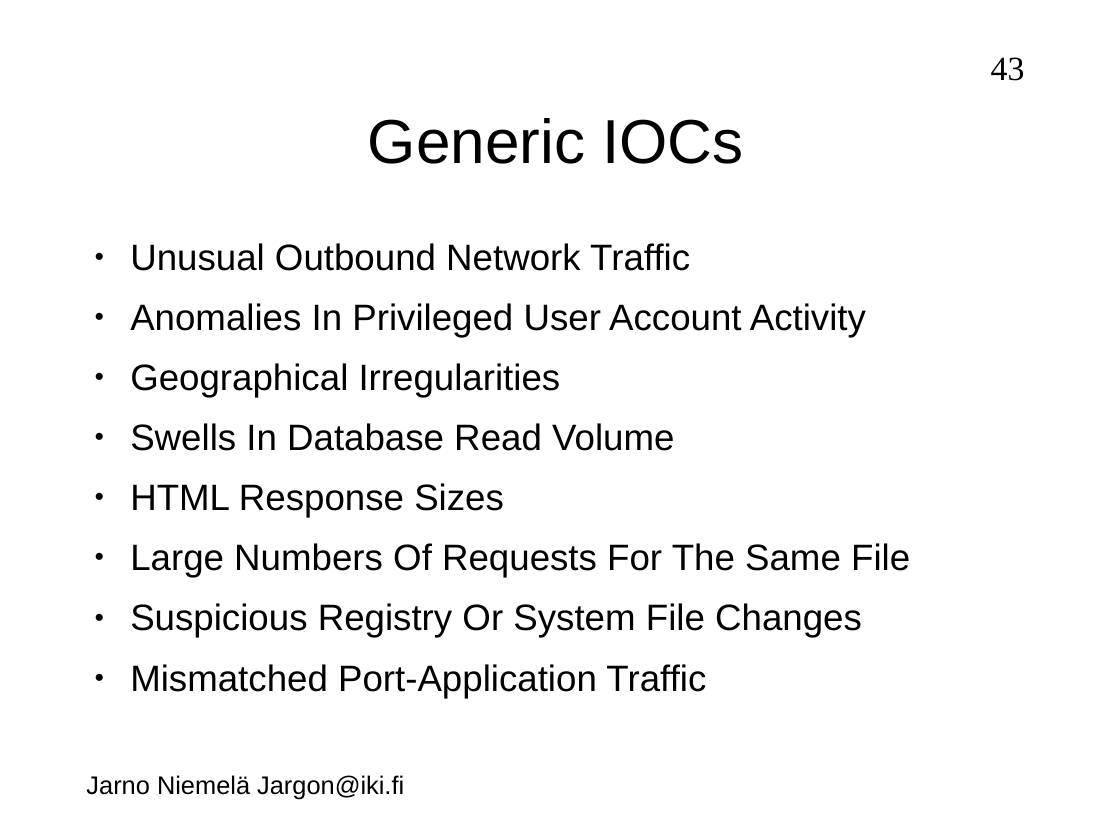
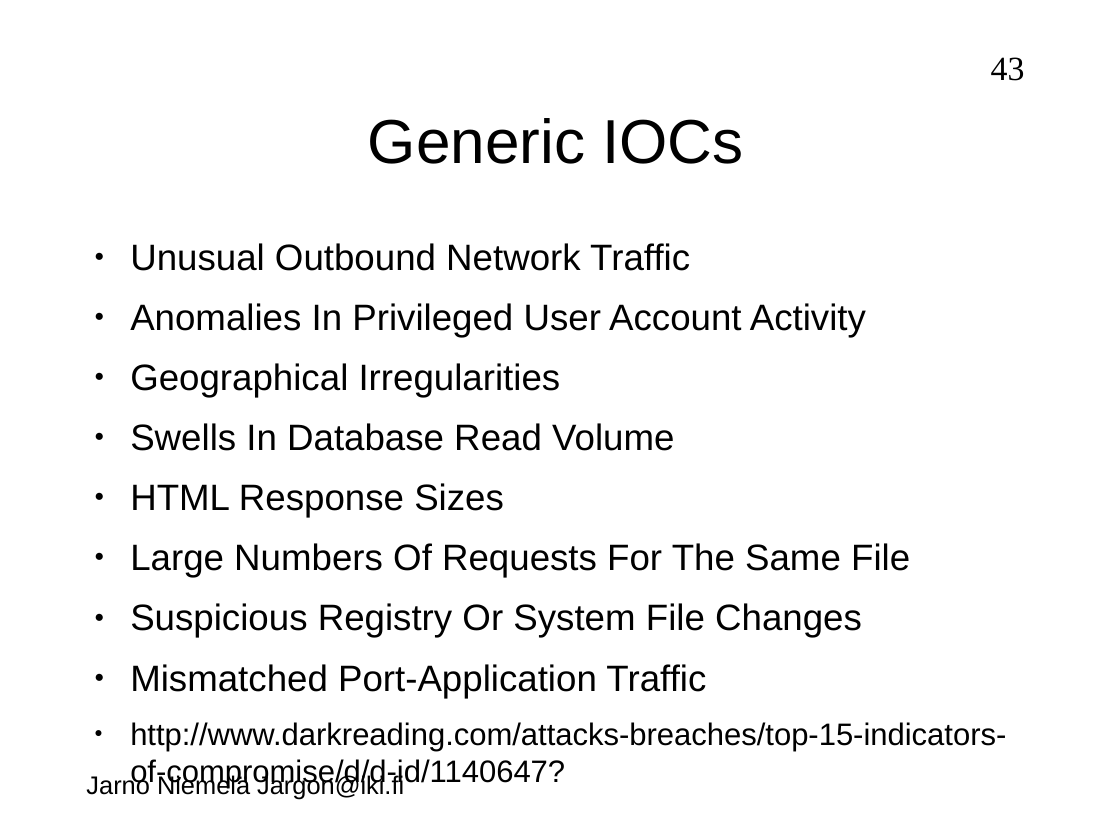
Before and after one commit to jarno-niemela/corporate_cyber_defence, a slide deck: slide 43 of Incident Response/IncidentResponse.odp. Drawn at 1120x840 pixels with LibreOffice and Linux fonts; fonts in the diff are those of the drawing; background and template pictures are left out. Boxes give left, top, right and bottom in pixels: in the first picture for what was removed or moved away, otherwise in the second. Text is boxed around its words. In the diff, an @@ line names an element or a change of style, - is before the commit and + after.

```diff
--- a/Incident Response/IncidentResponse.odp
+++ b/Incident Response/IncidentResponse.odp
@@ text at <box>130,722,1006,789</box>: paragraph added @@
+● http://www.darkreading.com/attacks-breaches/top-15-indicators-of-compromise/d/d-id/1140647?
```
Also in this commit, not shown: 7 other slides changed, 1 slide added, 1 slide removed.
